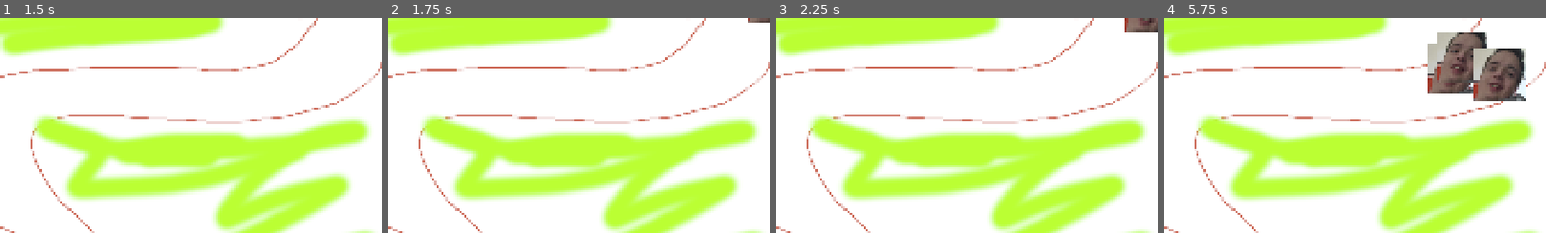
Above: before the commit, frames 1-4 (left to right).
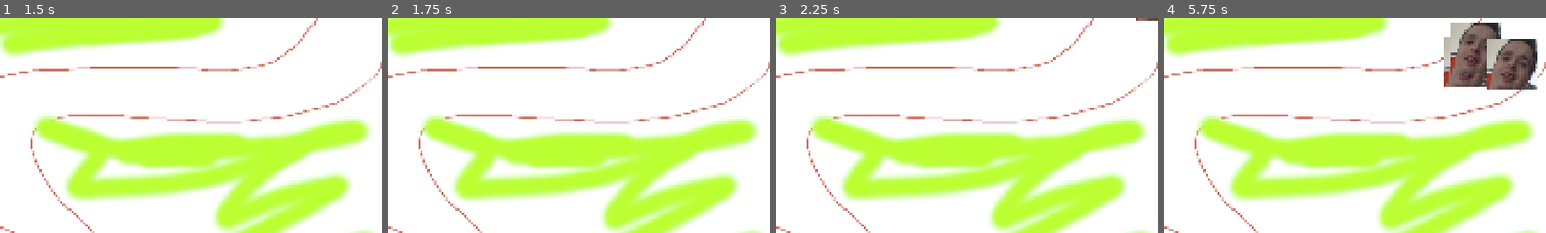
Above: after the commit, the same moments.

Repository: AstroFP/BrainRot-Tower-Defense
Game: Godot game, scene res://scenes/levels/test_level.tscn
The game is run twice, just before and just after one commit, with the same random seed, the same clock (stepped at 60 frames per second) and the same inputs.
Inputs:
- Up to frame 1 (1.5 s): tap Enter at 0.5 s; hold Space (play, bound only after the commit) 0.53-1.28 s; tap Space (play, bound only after the commit) at 1.35 s
- Up to frame 2 (1.75 s): no input
- Up to frame 3 (2.25 s): hold Space (play, bound only after the commit) from 2.03 s (still down)
- Up to frame 4 (5.75 s): release Space (play, bound only after the commit) at 2.78 s; tap Space (play, bound only after the commit) at 2.85, 4.35 s; hold Space (play, bound only after the commit) 3.53-4.28 s; hold Space (play, bound only after the commit) from 5.03 s (still down)
The pictures show only the part of the screen within x 50-100%, y 0-50%; the shares and areas given below are measured in that part.

Frame 1 is identical in both runs. In frame 2, 0.1% of the frame differs, in the area x 94-100%, y 0-3%; in frame 3, 0.5%; in frame 4, 7.2%, in the area x 69-98%, y 2-39%.

Commit message:
feat: Add input configuration for play action and manage wave spawning logic

Diff:
--- a/project.godot
+++ b/project.godot
@@ -32,6 +32,14 @@
 "res://scripts/": "pink"
 }
 
+[input]
+
+play={
+"deadzone": 0.2,
+"events": [Object(InputEventKey,"resource_local_to_scene":false,"resource_name":"","device":-1,"window_id":0,"alt_pressed":false,"shift_pressed":false,"ctrl_pressed":false,"meta_pressed":false,"pressed":false,"keycode":0,"physical_keycode":32,"key_label":0,"unicode":32,"location":0,"echo":false,"script":null)
+]
+}
+
 [input_devices]
 
 pointing/emulate_touch_from_mouse=true
--- a/scripts/game_manager.gd
+++ b/scripts/game_manager.gd
@@ -7,28 +7,37 @@
 
 var wave_info := WaveInfo.new()
 
+var wave_in_progress = false
+
 var waves = wave_info.waves
 var current_wave = wave_info.current_wave
 var max_waves = wave_info.max_waves
 
+var all_paths_empty = true
+var wave_spawning_in_progress = false
+
 func _ready():
 	paths = [get_node("../Path")]
-	#var hungry_hippo = PATH_FOLLOW.instantiate()
-	#hungry_hippo.get_node("HungryHippo").move_speed = 200.0
-	#path.add_child(hungry_hippo)
-	#spawn_enemies()
-	spawn_wave(paths[0],current_wave-1)
+
 
 func _physics_process(delta):
-	pass
+	if current_wave <= max_waves:
+		if Input.is_action_pressed("play"):
+			if !wave_in_progress:
+				spawn_wave(paths[0],current_wave-1)
 
-func spawn_enemies():
-	for i in range(5):
-		paths[0].add_child(PATH_FOLLOW.instantiate())
-		await get_tree().create_timer(0.5).timeout
+	for path in paths:
+		if path.get_child_count() > 0:
+			all_paths_empty = false
+			break
+
+	if all_paths_empty && !wave_spawning_in_progress:
+		wave_in_progress = false
 
 
 func spawn_wave(path,wave_num):
+	wave_in_progress = true
+	wave_spawning_in_progress = true
 	var patterns = unpack_enemies_pattern(waves[wave_num])
 
 	for pattern in patterns:
@@ -38,6 +47,8 @@
 			await get_tree().create_timer(waves[wave_num]["enemy_spawn_delay"]).timeout
 		await get_tree().create_timer(waves[wave_num]["enemy_pattern_spawn_delay"]).timeout
 
+	current_wave += 1
+	wave_spawning_in_progress = false
 
 func unpack_enemies_pattern(wave):
 	var enemies_patterns_list = wave['enemies_pattern'].split("_")
--- a/scripts/hungry_hippo.gd
+++ b/scripts/hungry_hippo.gd
@@ -13,3 +13,6 @@
 
 func _physics_process(delta):
 	path_follow.progress += move_speed * delta
+
+	if path_follow.progress_ratio >= 1.0:
+		get_parent().queue_free()
--- a/scripts/resources/wave_info.gd
+++ b/scripts/resources/wave_info.gd
@@ -17,4 +17,4 @@
 ]
 
 @export var current_wave := 1
-@export var max_waves := 10
+var max_waves := len(waves)
